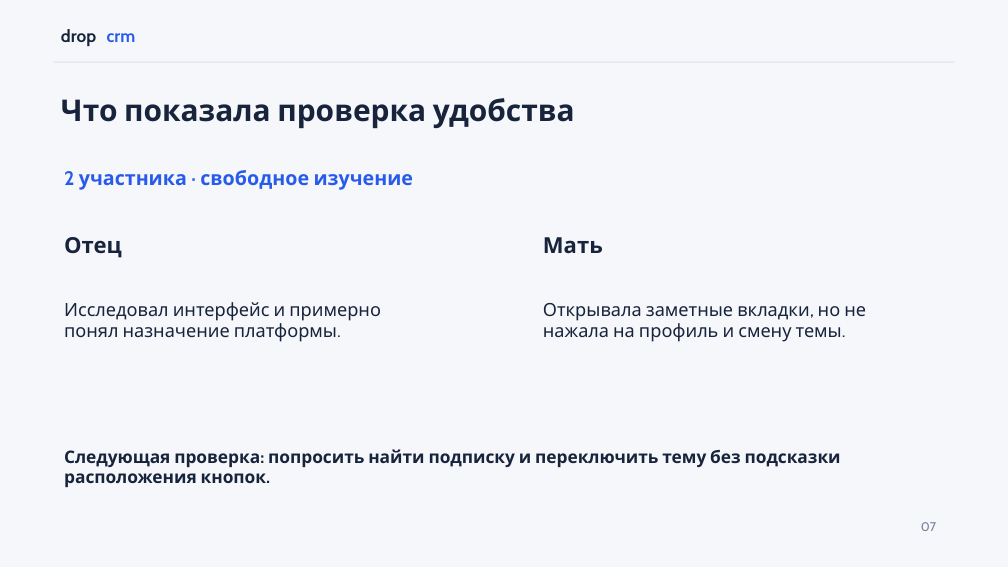
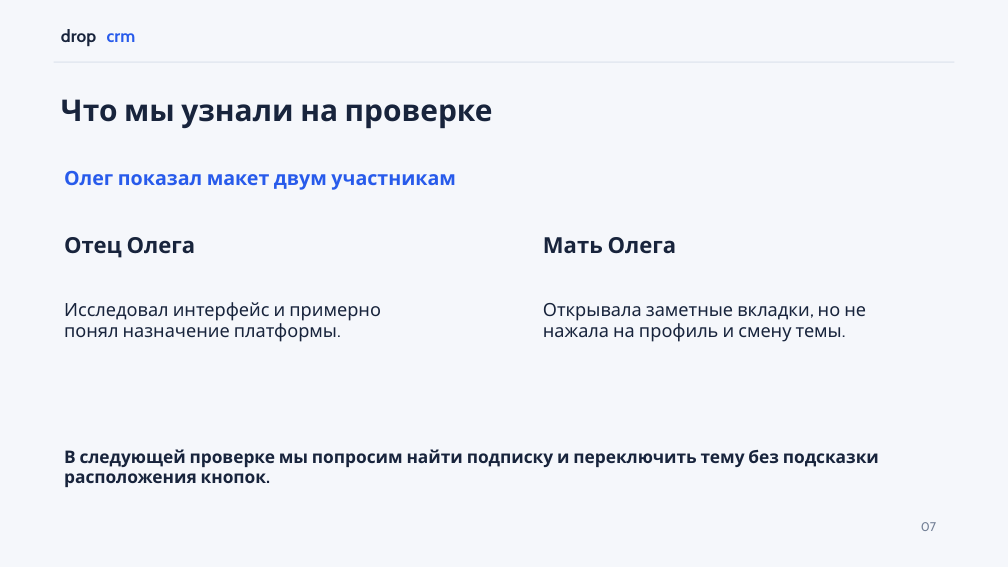
Before and after one commit to wertyqazx/DropCRM, a slide deck: slide 7 of DropCRM_Presentation_2026.pptx. Drawn at 1008x567 pixels with LibreOffice and Linux fonts; fonts in the diff are those of the drawing. Boxes give left, top, right and bottom in pixels: in the first picture for what was removed or moved away, otherwise in the second. Text is boxed around its words. In the diff, an @@ line names an element or a change of style, - is before the commit and + after.

```diff
--- a/DropCRM_Presentation_2026.pptx
+++ b/DropCRM_Presentation_2026.pptx
@@ text at <box>61,99,493,129</box>: text changed @@
-Что показала проверка удобства
+Что мы узнали на проверке
@@ text at <box>64,171,456,190</box>: text changed @@
-2 участника · свободное изучение
+Олег показал макет двум участникам
@@ text at <box>64,237,196,258</box>: text changed @@
-Отец
+Отец Олега
@@ text at <box>543,237,676,254</box>: text changed @@
-Мать
+Мать Олега
@@ text at <box>64,449,879,487</box>: text changed @@
-Следующая проверка: попросить найти подписку и переключить тему без подсказки расположения кнопок.
+В следующей проверке мы попросим найти подписку и переключить тему без подсказки расположения кнопок.
```
Also in this commit, not shown: 7 other slides changed, 5 other files.
